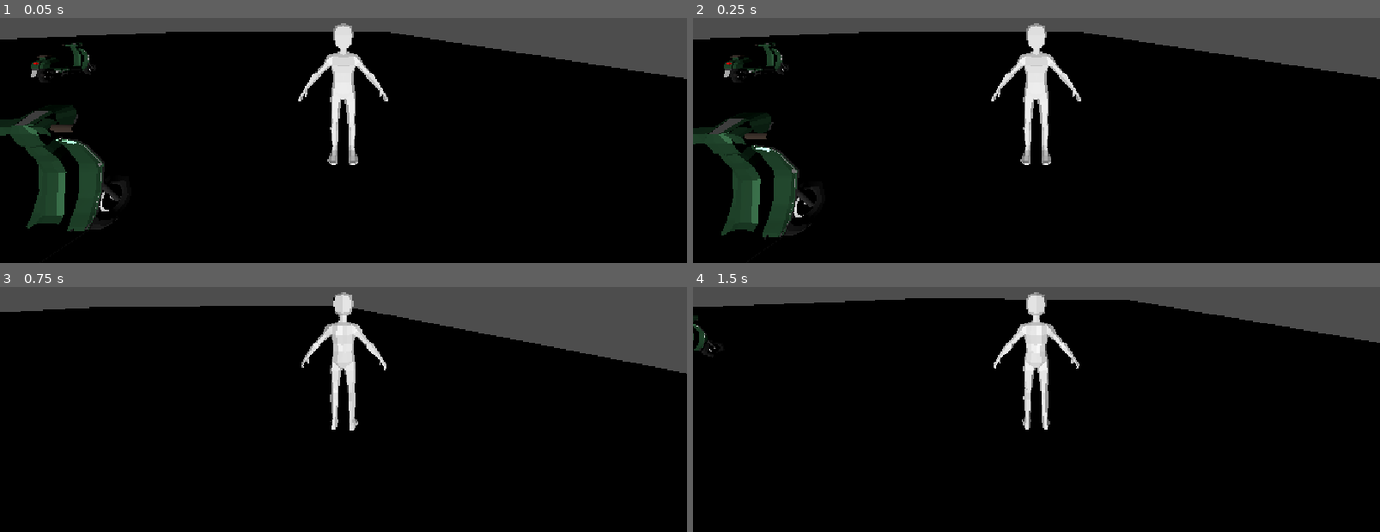
Above: before the commit, frames 1-4 (two rows, left to right).
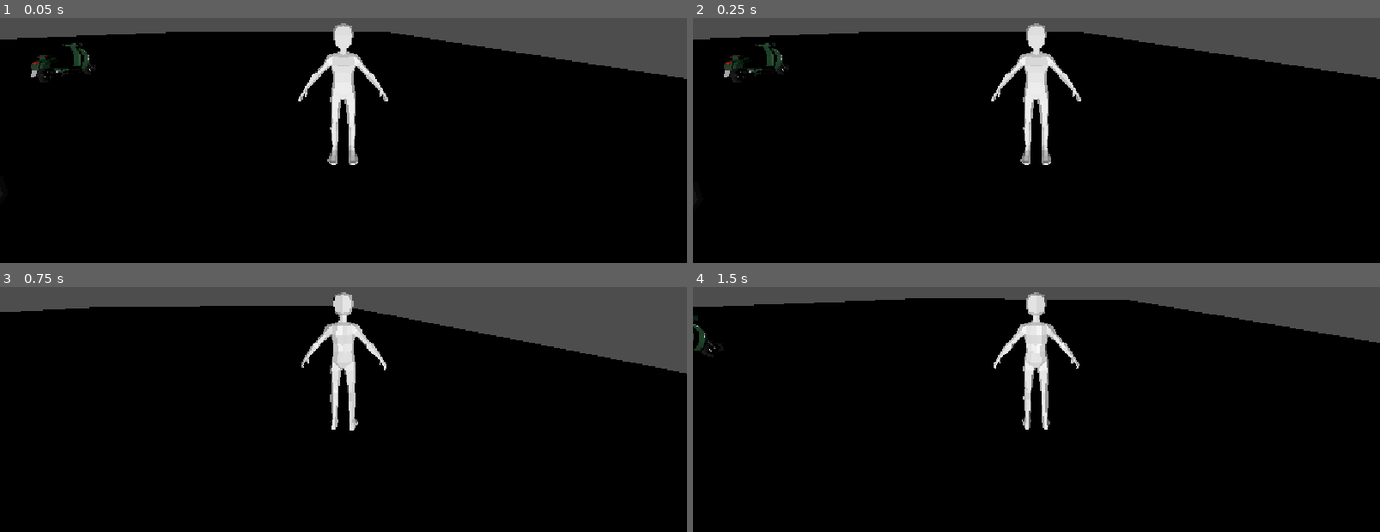
Above: after the commit, the same moments.

Repository: KyomotoFanAccount/last-order-to-go-game
Game: Godot game, scene res://scenes/world/testworld.tscn
Two runs of this game, one before a commit and one after it. Both use one fixed random seed, a clock stepped at 60 frames per second and the inputs below. This scene is started directly instead of the project's main scene.
Inputs (mouse positions are in pixels of both pictures, inside the frame that each line leads up to):
- Up to frame 1 (0.05 s): no input
- Up to frame 2 (0.25 s): no input
- Up to frame 3 (0.75 s): tap Enter (ui_accept) at 0.5 s; move the mouse to (377, 336) at 0.52 s; hold W (move_forward) from 0.53 s (still down); tap E (interact) at 0.6 s
- Up to frame 4 (1.5 s): keep holding W (move_forward); tap Enter (ui_accept) at 0.77 s; move the mouse to (1002, 340) at 1.27 s; tap E (interact) at 1.35 s

The runs differ from the first frame. In frame 1, 3.8% of the frame differs, in the area x 0-18%, y 35-88%; in frame 2, 3.8%; in frame 3, nothing differs; in frame 4, nothing differs.

Commit message:
movimentação moto melhorada

Diff:
--- a/scenes/vehicles/Motorcycle.gd
+++ b/scenes/vehicles/Motorcycle.gd
@@ -1,192 +1,131 @@
-extends CharacterBody3D
+extends VehicleBody3D
 
-@export_group("Velocidade")
-@export var max_speed: float = 18.0            ## Velocidade máxima para frente
-@export var max_reverse_speed: float = 6.0    ## Velocidade máxima em ré
-@export var acceleration: float = 8.0         ## Taxa de aceleração (W)
-@export var reverse_acceleration: float = 5.0 ## Taxa de aceleração em ré (S parado)
-@export var brake_deceleration: float = 20.0  ## Taxa de frenagem (S em movimento)
-@export var auto_deceleration: float = 5.0    ## Desaceleração quando não há input
-
-@export_group("Modelo Cinemático de Bicicleta (Kinematic Bicycle Model)")
-@export var max_steer_angle: float = 35.0     ## Ângulo máximo da roda dianteira (em graus)
-@export var steer_speed: float = 0.5          ## Velocidade com que o guidão vira ao apertar A/D
-@export var wheelbase: float = 1.8            ## Distância entre a roda dianteira e a traseira (L)
-
-@export_group("Câmera")
-@export var mouse_sensitivity: float = 0.003  ## Sensibilidade do pitch da câmera
-@export var min_pitch: float = -60.0          ## Pitch mínimo (olhar para cima)
-@export var max_pitch: float = 50.0           ## Pitch máximo (olhar para baixo)
+@export_group("Força do Veículo")
+@export var max_engine_force: float = 300.0  # Aumentado um pouco para garantir força
+@export var max_brake_force: float = 20.0
+@export var max_steer_angle: float = 0.5  # Radianos (~28 a 30 graus)
+@export var steer_speed: float = 2.5
 
 @export_group("Interação")
-@export var interact_distance: float = 3.0    ## Distância máxima para montar
+@export var interact_distance: float = 3.0
 
-@onready var model: Node3D = $Model
-@onready var collision_shape: CollisionShape3D = $CollisionShape3D
-@onready var spring_arm: SpringArm3D = $CameraRig/SpringArm3D
 @onready var camera: Camera3D = $CameraRig/SpringArm3D/Camera3D
 @onready var dismount_position: Marker3D = $DismountPosition
+@onready var roda_traseira: VehicleWheel3D = $RodaTraseira
 
-var gravity: float = ProjectSettings.get_setting("physics/3d/default_gravity")
 var is_mounted: bool = false
-var current_speed: float = 0.0
-var current_steer_angle: float = 0.0          ## Ângulo atual da roda dianteira (δ)
-
 var _player_scene: PackedScene = preload("res://scenes/player/Player.tscn")
 var _interact_was_pressed: bool = false
 
 func _ready() -> void:
-	camera.current = false
-
-
-func _unhandled_input(event: InputEvent) -> void:
-	if not is_mounted:
-		return
-
-	if event is InputEventKey and event.pressed and event.keycode == KEY_ESCAPE:
-		Input.mouse_mode = Input.MOUSE_MODE_VISIBLE
-
-	if event is InputEventMouseMotion and Input.mouse_mode == Input.MOUSE_MODE_CAPTURED:
-		spring_arm.rotation.x -= event.relative.y * mouse_sensitivity
-		spring_arm.rotation.x = clampf(
-			spring_arm.rotation.x,
-			deg_to_rad(min_pitch),
-			deg_to_rad(max_pitch)
-		)
-
+	if camera:
+		camera.current = false
 
 func _physics_process(delta: float) -> void:
-	if not is_on_floor():
-		velocity.y -= gravity * delta
-
 	if is_mounted:
-		_process_acceleration(delta)
-		_process_bicycle_steering(delta)
+		_process_vehicle_inputs(delta)
 		_check_dismount()
 	else:
+		# Quando ninguém está a conduzir, zera a força e trava
+		engine_force = 0.0
+		brake = 5.0
 		_check_mount()
-		current_speed = move_toward(current_speed, 0.0, auto_deceleration * delta)
-		current_steer_angle = move_toward(current_steer_angle, 0.0, steer_speed * delta)
 
-	_apply_movement()
-	move_and_slide()
+func _process_vehicle_inputs(delta: float) -> void:
+	# Aceleração (W para frente, S para trás/travão)
+	var accel_input = 0.0
+	if Input.is_key_pressed(KEY_W):
+		accel_input = 1.0
+	elif Input.is_key_pressed(KEY_S):
+		accel_input = -1.0
 
+	if accel_input > 0:
+		engine_force = accel_input * max_engine_force
+		brake = 0.0
+	elif accel_input < 0:
+		engine_force = 0.0
+		brake = abs(accel_input) * max_brake_force
+	else:
+		engine_force = 0.0
+		brake = 0.5 # Atrito natural ao soltar as teclas
 
-func _process_acceleration(delta: float) -> void:
-	# Aceleração para frente (W) / Ré ou Freio (S)
-	if Input.is_action_pressed("move_forward"):
-		current_speed = move_toward(current_speed, max_speed, acceleration * delta)
-	elif Input.is_action_pressed("move_backward"):
-		if current_speed > 0.5:
-			current_speed = move_toward(current_speed, 0.0, brake_deceleration * delta)
-		else:
-			current_speed = move_toward(
-				current_speed, -max_reverse_speed, reverse_acceleration * delta
-			)
+	# Direção (A para a esquerda, D para a direita)
+	var target_steer = 0.0
+	if Input.is_key_pressed(KEY_A):
+		target_steer = max_steer_angle
+	elif Input.is_key_pressed(KEY_D):
+		target_steer = -max_steer_angle
+
+	# Inércia/peso no guiador
+	steering = move_toward(steering, target_steer, steer_speed * delta)
+
+	# Diagnóstico visual na consola para ver se a roda está a tocar no chão
+	if roda_traseira and roda_traseira.is_in_contact():
+		# Podes descomentar a linha abaixo se quiseres ver a força a atuar no output
+		# print("A pitar o chão! Força: ", engine_force)
+		pass
 	else:
-		current_speed = move_toward(current_speed, 0.0, auto_deceleration * delta)
-
-
-# ============================================================================
-# FÍSICA DO KINEMATIC BICYCLE MODEL
-# ============================================================================
-
-func _process_bicycle_steering(delta: float) -> void:
-	# 1. Lê o input das teclas A e D para calcular o ângulo do guidão (δ)
-	var target_steer := 0.0
-	if Input.is_key_pressed(KEY_A):
-		target_steer += deg_to_rad(max_steer_angle)
-	if Input.is_key_pressed(KEY_D):
-		target_steer -= deg_to_rad(max_steer_angle)
-
-	# Suaviza a virada do guidão/roda da frente
-	current_steer_angle = move_toward(current_steer_angle, target_steer, steer_speed * delta)
-
-	# 2. Se a velocidade for muito baixa, a moto não vira (evita girar parada no eixo)
-	if abs(current_speed) < 0.1 or current_steer_angle == 0.0:
-		return
-
-	# 3. FÓRMULA DO MODELO DE BICICLETA: ω = (v / L) * tan(δ)
-	var angular_velocity: float = (current_speed / wheelbase) * tan(current_steer_angle)
-
-	# Rotaciona a moto no eixo Y de acordo com a velocidade angular física
-	rotate_y(angular_velocity * delta)
-
-
-func _apply_movement() -> void:
-	# A tração vem da roda traseira, empurrando a moto sempre para a frente no eixo local
-	var forward_dir := -global_basis.z
-
-	velocity.x = forward_dir.x * current_speed
-	velocity.z = forward_dir.z * current_speed
-
+		print("AVISO: A roda traseira está no ar ou a colisão da moto está a segurá-la!")
 
 func _check_mount() -> void:
 	if not _is_interact_just_pressed():
 		return
 
-	var player := _find_player()
+	var player = _find_player()
 	if player == null:
 		return
 
-	if global_position.distance_to(player.global_position) > interact_distance:
-		return
-
-	_mount(player)
-
+	var distancia = global_position.distance_to(player.global_position)
+	if distancia <= interact_distance:
+		_mount(player)
 
 func _check_dismount() -> void:
 	if not _is_interact_just_pressed():
 		return
-
 	_dismount()
 
+func _mount(player: Node3D) -> void:
+	is_mounted = true
+	player.queue_free()  # Remove o personagem do mundo
 
-func _mount(player: CharacterBody3D) -> void:
-	is_mounted = true
-	player.queue_free()
-
-	camera.current = true
+	if camera:
+		camera.current = true
 	Input.mouse_mode = Input.MOUSE_MODE_CAPTURED
-
 
 func _dismount() -> void:
 	is_mounted = false
-	camera.current = false
+	if camera:
+		camera.current = false
 
-	var new_player: CharacterBody3D = _player_scene.instantiate()
+	# Recria o jogador na posição de saída
+	var new_player = _player_scene.instantiate()
 	get_parent().add_child(new_player)
-	new_player.global_position = dismount_position.global_position
 
-	var cam_rig: Node3D = new_player.get_node("CameraRig")
-	if cam_rig:
-		cam_rig.rotation.y = global_rotation.y
+	if dismount_position:
+		new_player.global_position = dismount_position.global_position
+	else:
+		new_player.global_position = global_position + Vector3(1, 0, 0)
 
+	Input.mouse_mode = Input.MOUSE_MODE_VISIBLE
 
-func _find_player() -> CharacterBody3D:
-	var players := get_tree().get_nodes_in_group("player")
+func _find_player() -> Node3D:
+	var players = get_tree().get_nodes_in_group("player")
 	if players.size() > 0:
-		return players[0] as CharacterBody3D
+		return players[0]
 
-	var root := get_tree().current_scene
-	if root == null:
-		return null
-
-	var player := root.find_child("Player", true, false)
-	if player is CharacterBody3D:
-		return player
+	var root = get_tree().current_scene
+	if root != null:
+		var player = root.find_child("Player", true, false)
+		if player:
+			return player
 
 	return null
 
-
 func _is_interact_just_pressed() -> bool:
-	var pressed := Input.is_action_just_pressed("interact")
-
+	var pressed = Input.is_action_just_pressed("interact")
 	if pressed and not _interact_was_pressed:
 		_interact_was_pressed = true
 		return true
-
 	if not pressed:
 		_interact_was_pressed = false
-
 	return false
--- a/scenes/vehicles/Motorcycle.tscn
+++ b/scenes/vehicles/Motorcycle.tscn
@@ -1,16 +1,17 @@
 [gd_scene format=3 uid="uid://blc0cfgtyf6au"]
 
+[ext_resource type="Script" uid="uid://cydaitycu724t" path="res://scenes/vehicles/motorcycle.gd" id="1_0602f"]
 [ext_resource type="PackedScene" uid="uid://ceeuayk58c3my" path="res://assets/vehicles/low-poly_scooter.glb" id="1_scooter"]
-[ext_resource type="Script" uid="uid://cydaitycu724t" path="res://scenes/vehicles/Motorcycle.gd" id="2_script"]
 
 [sub_resource type="BoxShape3D" id="BoxShape3D_moto"]
 size = Vector3(0.8, 1, 2)
 
 [node name="Motorcycle" type="VehicleBody3D" unique_id=1999840412]
 transform = Transform3D(1, 0, 0, 0, 1, 0, 0, 0, 1, -0.119010925, 0, -0.8093562)
+mass = 43.0
 center_of_mass_mode = 1
 center_of_mass = Vector3(0, 0.6, 0)
-script = ExtResource("2_script")
+script = ExtResource("1_0602f")
 
 [node name="Model" type="Node3D" parent="." unique_id=587915281]
 
@@ -32,3 +33,18 @@
 
 [node name="DismountPosition" type="Marker3D" parent="." unique_id=1205682185]
 transform = Transform3D(1, 0, 0, 0, 1, 0, 0, 0, 1, 1.5, 0, 0)
+
+[node name="RodaTraseira" type="VehicleWheel3D" parent="." unique_id=262497773]
+transform = Transform3D(-1, 0, -8.742278e-08, 0, 1, 0, 8.742278e-08, 0, -1, 0.11, 0.3, 0.8121133)
+engine_force = 132.61
+brake = 29.47
+use_as_traction = true
+wheel_radius = 0.3
+wheel_friction_slip = 40.0
+
+[node name="RodaFrontal" type="VehicleWheel3D" parent="." unique_id=1327440480]
+transform = Transform3D(-1, 0, -8.742278e-08, 0, 1, 0, 8.742278e-08, 0, -1, 0.11, 0.3, -0.902)
+steering = 1.2217305
+use_as_steering = true
+wheel_radius = 0.3
+wheel_friction_slip = 40.0
--- a/scenes/world/testworld.tscn
+++ b/scenes/world/testworld.tscn
@@ -4,6 +4,7 @@
 [ext_resource type="PackedScene" uid="uid://dgawalvy642em" path="res://scenes/player/Player.tscn" id="1_tve7f"]
 [ext_resource type="PackedScene" uid="uid://ceeuayk58c3my" path="res://assets/vehicles/low-poly_scooter.glb" id="2_u1678"]
 [ext_resource type="PackedScene" uid="uid://blc0cfgtyf6au" path="res://scenes/vehicles/Motorcycle.tscn" id="3_y4qoa"]
+[ext_resource type="PackedScene" uid="uid://dyqrsp6vc5lwh" path="res://scenes/vehicles-backup/Motorcycle.tscn" id="5_axoqh"]
 
 [sub_resource type="BoxMesh" id="BoxMesh_xrivr"]
 size = Vector3(71.52112, 1, 97.83032)
@@ -37,4 +38,10 @@
 transform = Transform3D(1, 0, 0, 0, 1, 0, 0, 0, 1, -11.676638, 0.08084554, -6.503186)
 
 [node name="Motorcycle" parent="." unique_id=477703497 instance=ExtResource("3_y4qoa")]
-transform = Transform3D(1, 0, 0, 0, 1, 0, 0, 0, 1, -2.8086302, 0.08084483, 2.2691295)
+transform = Transform3D(1, 0, 0, 0, 1, 0, 0, 0, 1, -4.321969, 0.08084483, 2.2691295)
+mass = 24.826
+engine_force = 58.94
+brake = 0.75
+
+[node name="Motorcycle3" parent="." unique_id=693609182 instance=ExtResource("5_axoqh")]
+transform = Transform3D(1, 0, 0, 0, 1, 0, 0, 0, 1, 5.164623, 0.08084554, 8.970184)
